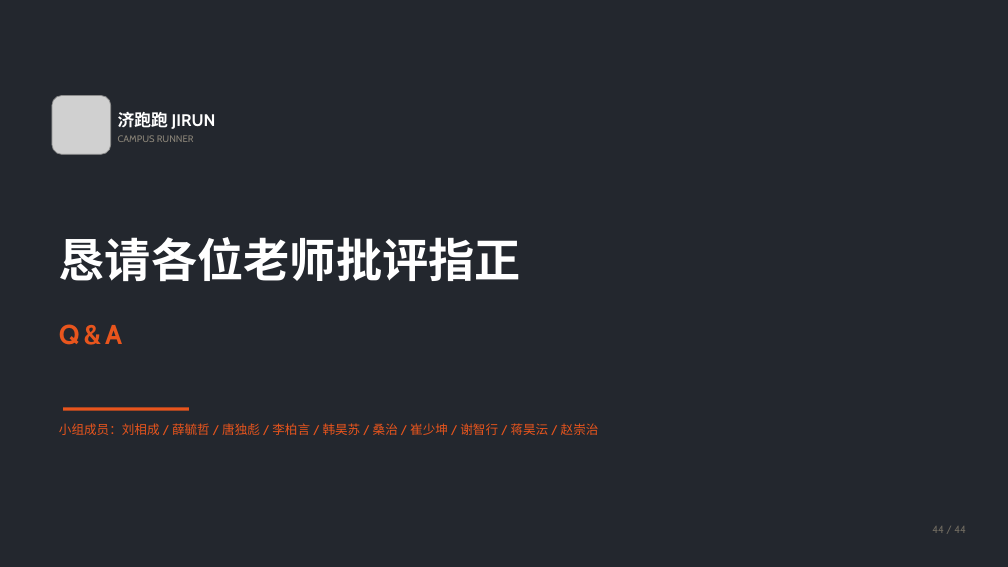
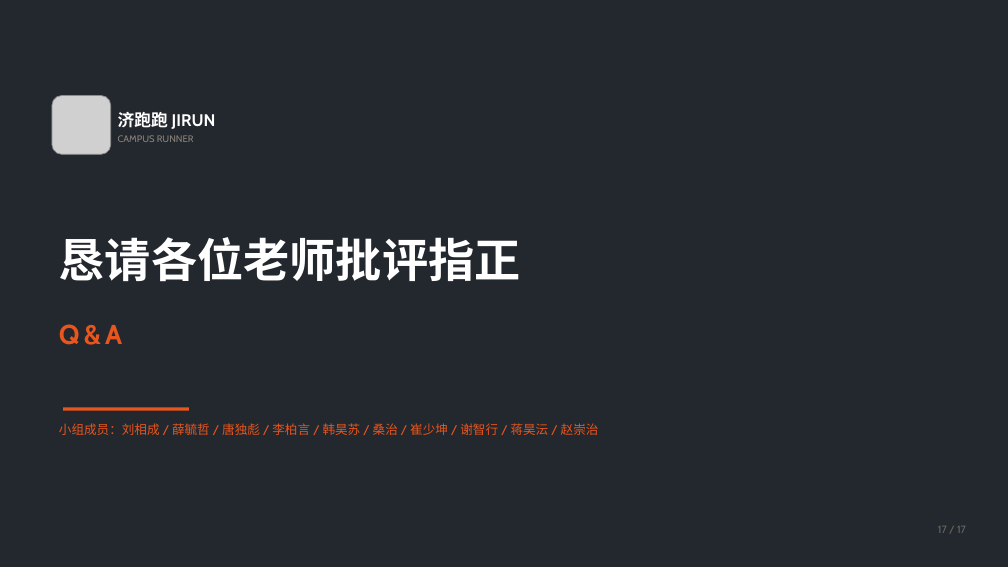
Before and after one commit to CampusDelivery-Team/campus-delivery, a slide deck: slide 16 of docs/校园综合跑腿与代取服务管理系统-课程设计答辩.pptx (slide 44 before the commit). Drawn at 1008x567 pixels with LibreOffice and Linux fonts; fonts in the diff are those of the drawing; grey boxes stand for pictures. Boxes give left, top, right and bottom in pixels: in the first picture for what was removed or moved away, otherwise in the second. Text is boxed around its words. In the diff, an @@ line names an element or a change of style, - is before the commit and + after.

```diff
--- a/docs/校园综合跑腿与代取服务管理系统-课程设计答辩.pptx
+++ b/docs/校园综合跑腿与代取服务管理系统-课程设计答辩.pptx
@@ text at bbox=[938, 526, 966, 533]: text changed @@
-44 / 44
+17 / 17
```
Also in this commit, not shown: 15 other slides changed, 28 slides removed, 4 other files.
